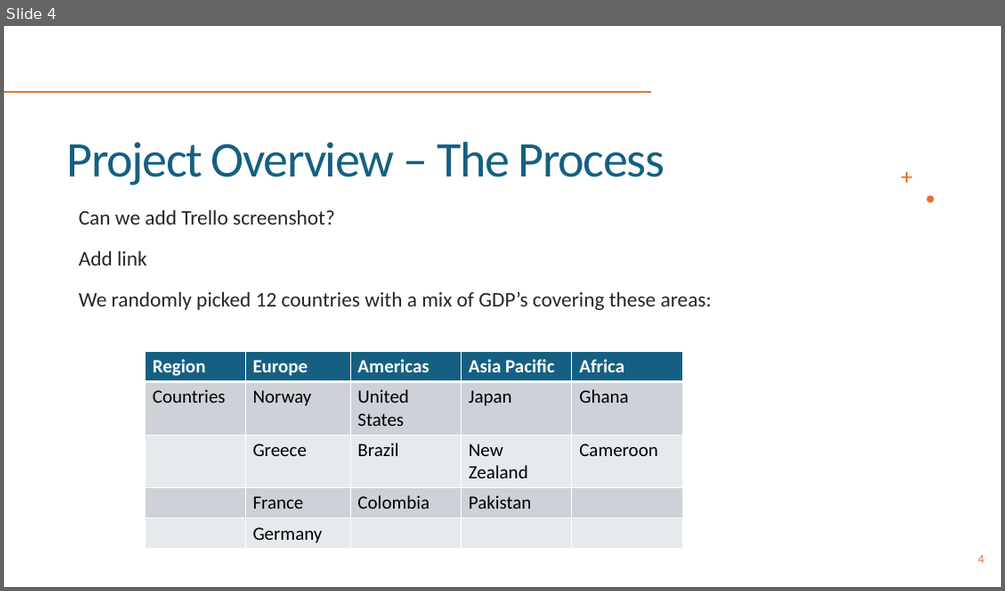
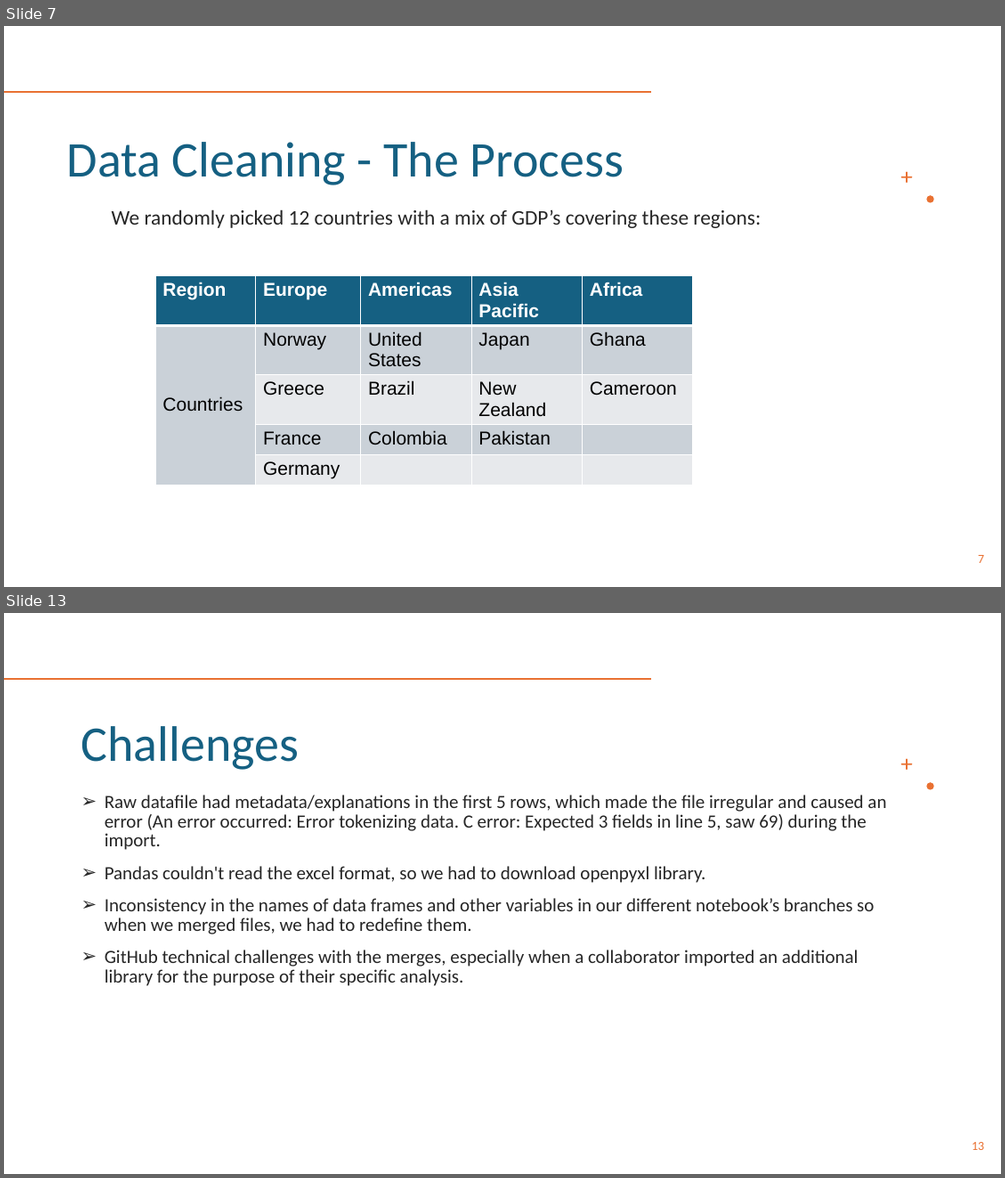
Before and after one commit to PaolaGaray/FirstProject, a slide deck: slides/Team 1_Week3.pptx. Shown one above the other, each under a label of ours: slide 4 before the commit, slides 7 and 13 after it; the slides between them are not shown. The pictures are 1005x591 and 1005x1178 pixels, drawn with LibreOffice and Linux fonts; fonts in the diff are those of the drawing. Boxes give left, top, right and bottom in pixels: in the first picture for what was removed or moved away, otherwise in the second. Text is boxed around its words. In the diff, an @@ line names an element or a change of style, - is before the commit and + after.

```diff
--- a/slides/Team 1_Week3.pptx
+++ b/slides/Team 1_Week3.pptx
@@ slide 13 added at box(4, 613, 1001, 1174), background #FFFFFF; not listed: 3 template elements that a slide beside it also shows @@
@@ title added at box(81, 726, 299, 770), 48 pt, text #156082 @@
+Challenges
@@ text added at box(105, 795, 886, 986), 18 pt, text #262626 @@
+➢ Raw datafile had metadata/explanations in the first 5 rows, which made the file irregular and caused an error (An error occurred: Error tokenizing data. C error: Expected 3 fields in line 5, saw 69) during the import.
+➢ Pandas couldn't read the excel format, so we had to download openpyxl library.
+➢ Inconsistency in the names of data frames and other variables in our different notebook’s branches so when we merged files, we had to redefine them.
+➢ GitHub technical challenges with the merges, especially when a collaborator imported an additional library for the purpose of their specific analysis.
@@ page number added at box(971, 1142, 984, 1150), 12 pt, text #E97132 @@
+13
@@ what was slide 4 is now slide 7 @@
@@ slide 7 changed as well @@
@@ title at box(67, 142, 623, 185): text changed @@
-Project Overview – The Process
+Data Cleaning - The Process
@@ text at box(112, 209, 760, 228): text changed @@
-Can we add Trello screenshot?
-Add link
-We randomly picked 12 countries with a mix of GDP’s covering these areas:
+We randomly picked 12 countries with a mix of GDP’s covering these regions:
@@ table at box(155, 276, 692, 482) @@
@@ fill #CCD2D8 to #CAD1D8 in 9 cells @@
@@ fill #E8EAED to #E7E9EC in 8 cells @@
@@ font Calibri to Arial @@
@@ table: place and size @@
-table at box(146, 351, 682, 548)
+table at box(155, 276, 692, 482)
@@ page number at box(978, 555, 984, 563): text changed @@
-4
+7
```
Also in this commit, not shown: 5 other slides changed, 9 other slides added, 12 slides removed, 2 other files.
